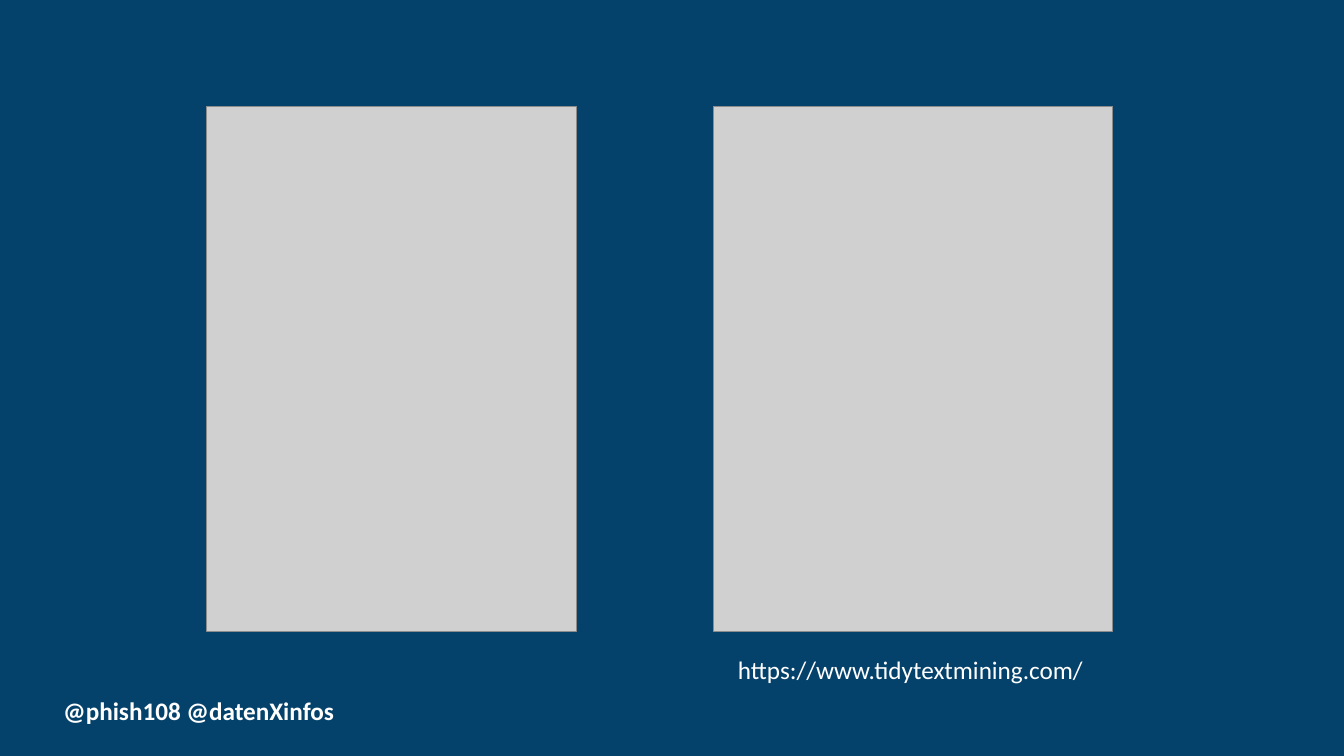
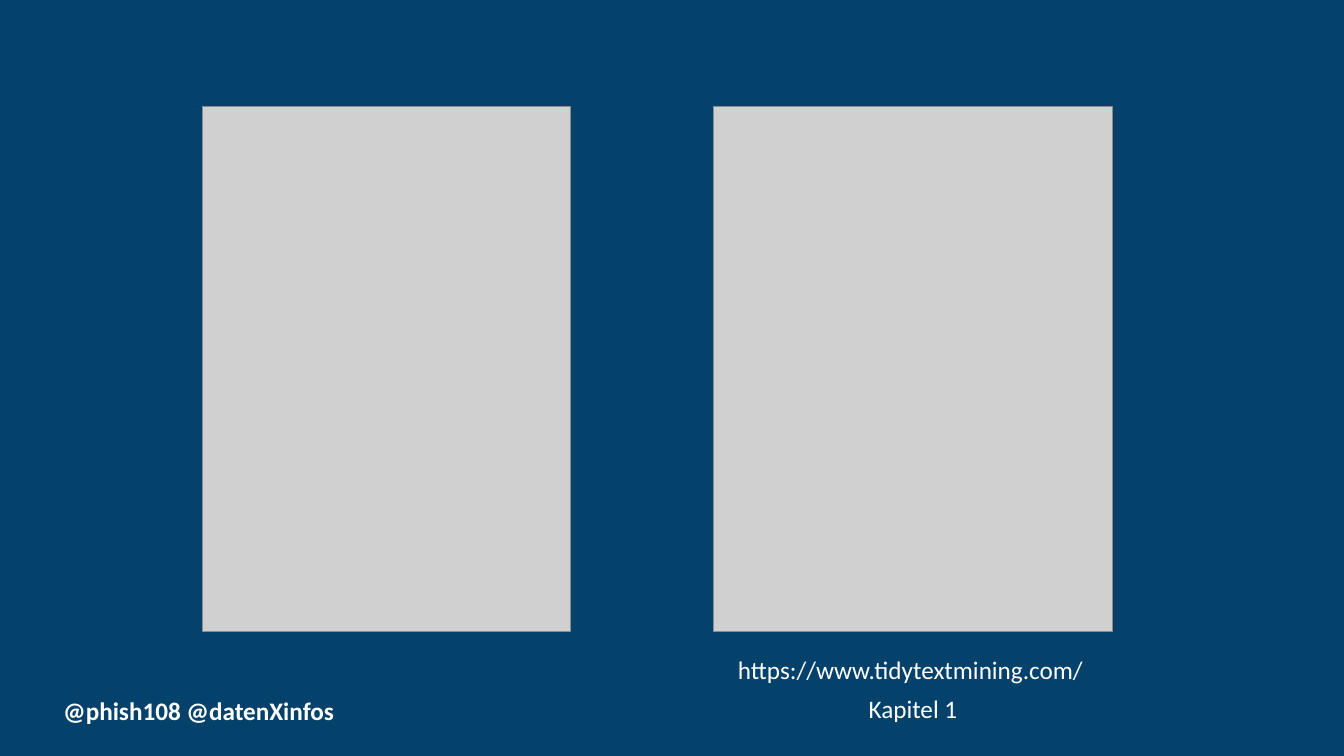
Before and after one commit to dxiai/statistik, a slide deck: slide 4 of __kurs_info/organisatorisches.pptx (slide 5 before the commit). Drawn at 1344x756 pixels with LibreOffice and Linux fonts; fonts in the diff are those of the drawing; grey boxes stand for pictures; background and template pictures are left out. Boxes give left, top, right and bottom in pixels: in the first picture for what was removed or moved away, otherwise in the second. Text is boxed around its words. In the diff, an @@ line names an element or a change of style, - is before the commit and + after.

```diff
--- a/__kurs_info/organisatorisches.pptx
+++ b/__kurs_info/organisatorisches.pptx
@@ picture moved from (x1=207, y1=107, x2=577, y2=632) to (x1=203, y1=107, x2=570, y2=632) @@
@@ text added at (x1=869, y1=700, x2=957, y2=722), 18 pt, text #FFFFFF @@
+Kapitel 1
```
Also in this commit, not shown: 1 other slide changed, 3 slides added, 5 slides removed, 8 other files.
